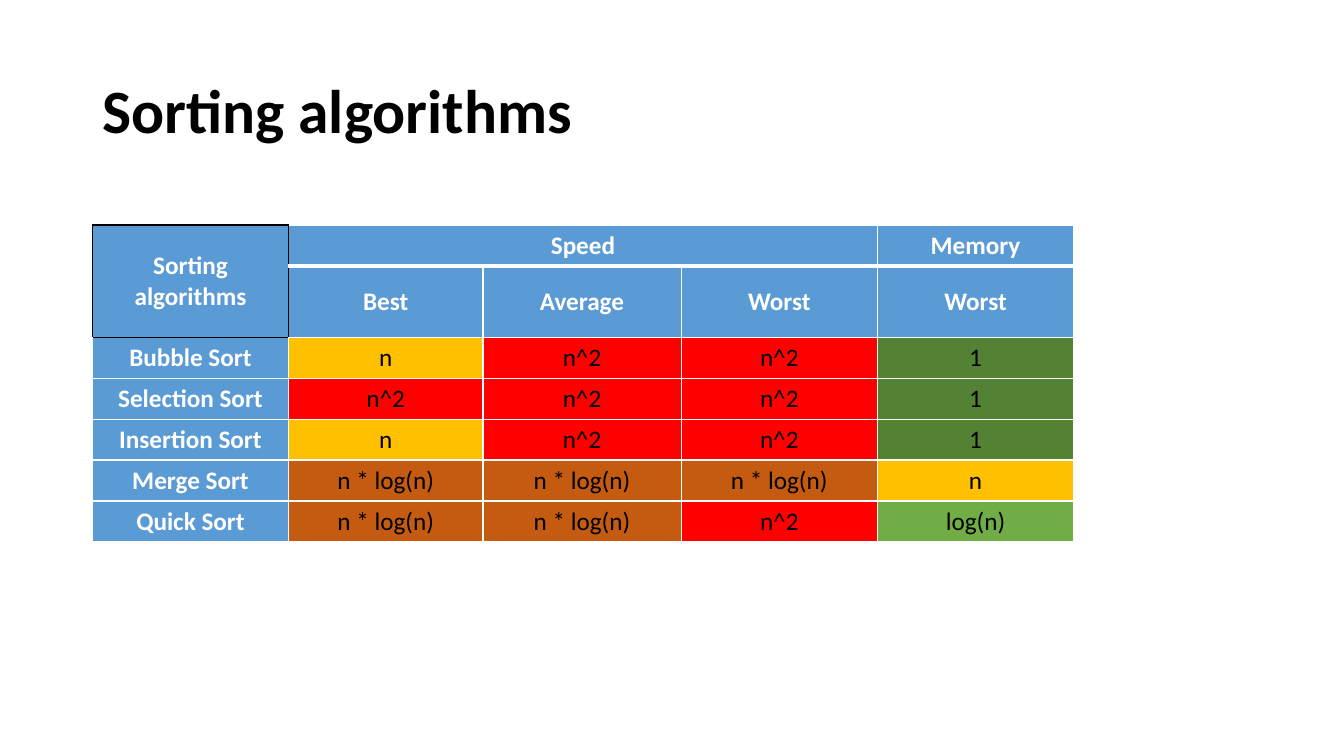
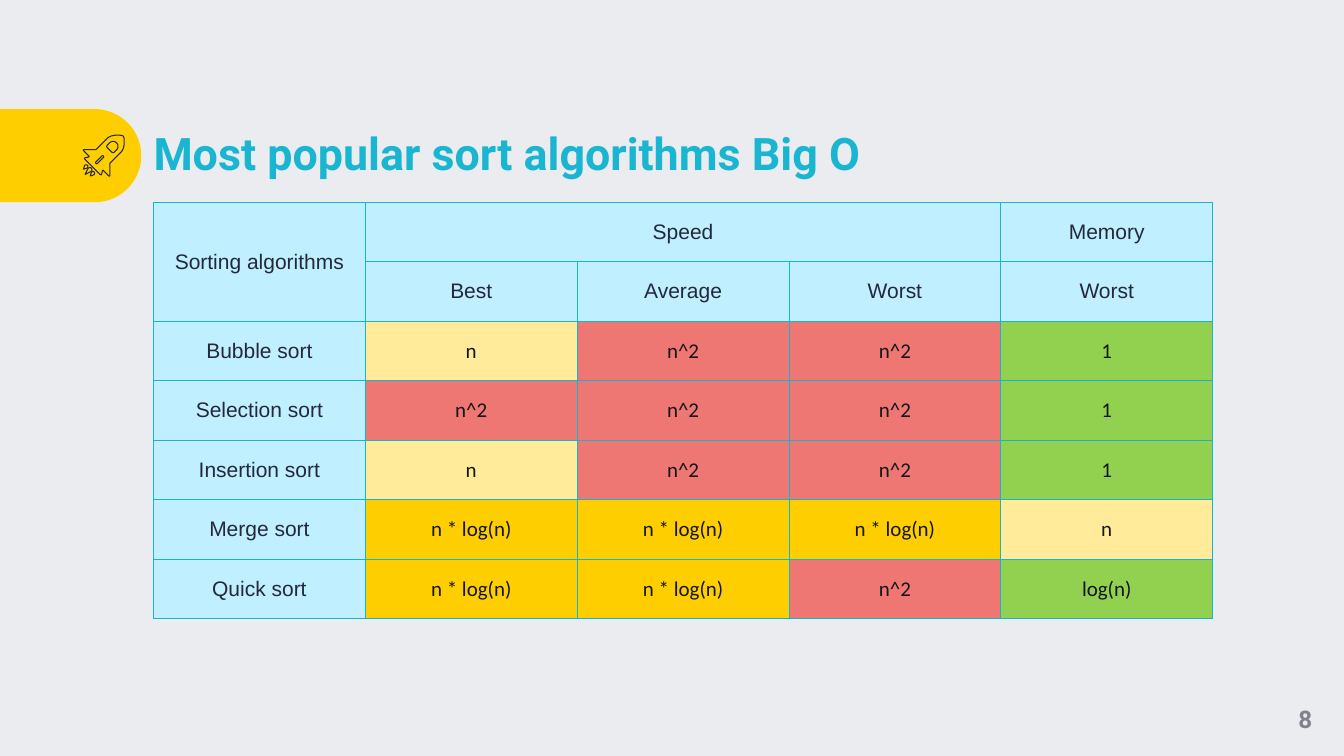
Before and after one commit to TigranVardanyan/Algorithms-and-Data-structures, a slide deck: slide 8 of ds&a.pptx (slide 7 before the commit). Drawn at 1344x756 pixels with LibreOffice and Linux fonts; fonts in the diff are those of the drawing; background and template pictures are left out. Boxes give left, top, right and bottom in pixels: in the first picture for what was removed or moved away, otherwise in the second. Text is boxed around its words. In the diff, an @@ line names an element or a change of style, - is before the commit and + after.

Commit message:
Presentation

```diff
--- a/ds&a.pptx
+++ b/ds&a.pptx
@@ background #FFFFFF to picture (left out) @@
@@ title removed at bbox=[102, 89, 572, 144] @@
-Sorting algorithms
@@ round same rect added at bbox=[0, 109, 141, 202], fill #FFCE00 @@
@@ title added at bbox=[154, 136, 860, 180], 32 pt, text #1AB6D1, bold @@
+Most popular sort algorithms Big O
@@ group added at bbox=[84, 135, 125, 176]: 4 freeform shapes @@
@@ table at bbox=[153, 203, 1212, 619] @@
-row 3, column 1: Bubble Sort
+row 3, column 1: Bubble sort
-row 4, column 1: Selection Sort
+row 4, column 1: Selection sort
-row 5, column 1: Insertion Sort
+row 5, column 1: Insertion sort
-row 6, column 1: Merge Sort
+row 6, column 1: Merge sort
-row 7, column 1: Quick Sort
+row 7, column 1: Quick sort
@@ fill #5B9BD5 to none in 12 cells @@
@@ fill #FFC000 to #FFEB99 in 3 cells @@
@@ fill #FF0000 to #EE7673 in 8 cells @@
@@ fill #548235 to #92D050 in 3 cells @@
@@ fill #C55A11 to #FFCE00 in 5 cells @@
@@ fill #70AD47 to #92D050 in row 7, column 5 @@
@@ size 18 to 15 pt in "Sorting algorithms", "Speed", "Memory", "Best" and 23 more places @@
@@ font Calibri to Arial, text colour #FFFFFF to #24283B, bold off in "Sorting algorithms", "Speed", "Memory", "Best" and 3 more places @@
@@ text colour #000000 to #14161C in "n", "n^2", "n^2", "1" and 16 more places @@
@@ borders changed @@
@@ table: place and size @@
-table at bbox=[93, 225, 1076, 539]
+table at bbox=[153, 203, 1212, 619]
@@ page number added at bbox=[1298, 710, 1312, 728], 17.3 pt, text #80828B, bold @@
+8
```
Also in this commit, not shown: 21 other slides changed, 1 slide added.
